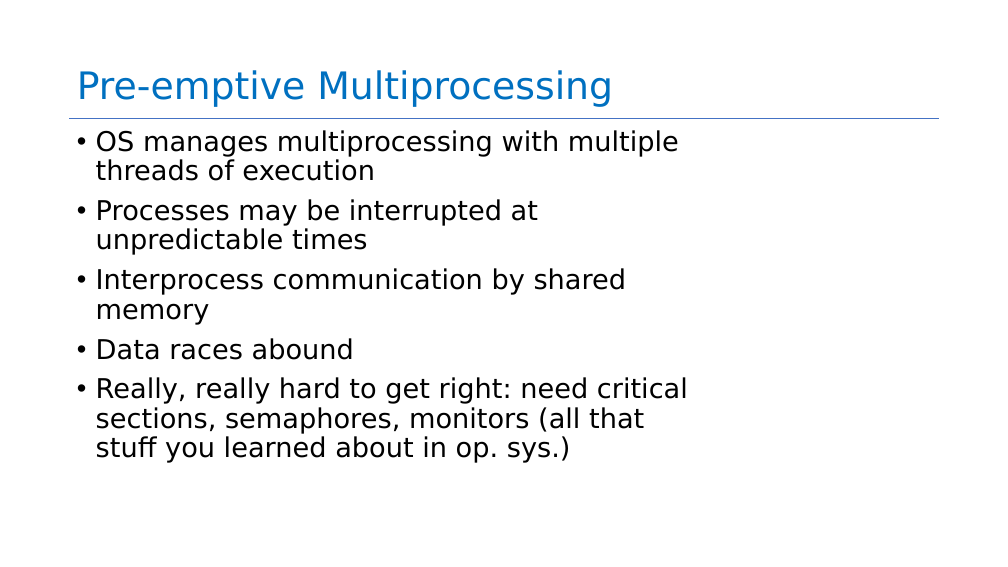
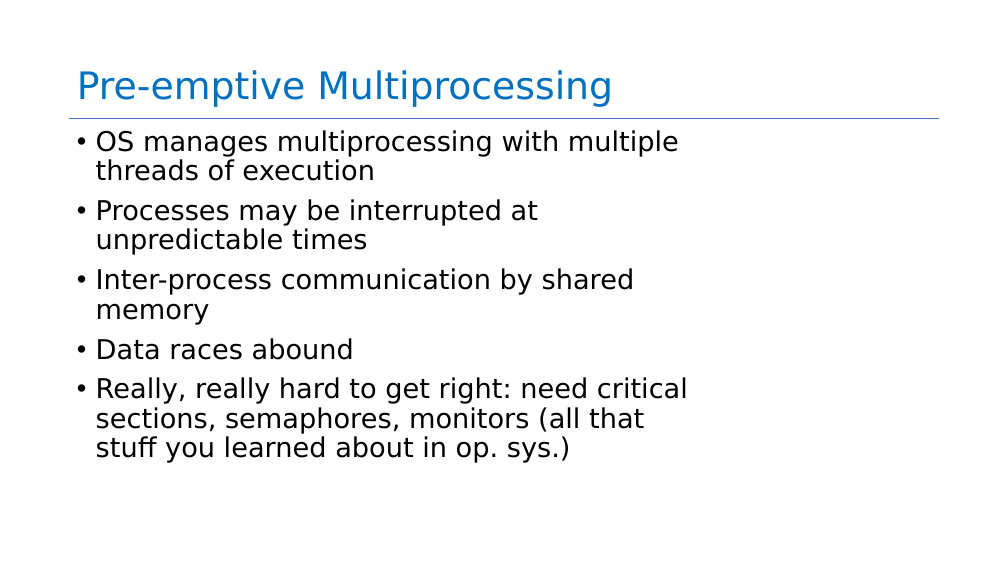
Before and after one commit to neu-se/CS4530-Spring-2023, a slide deck: slide 4 of Slides/Module 05 Concurrency Patterns in Typescript.pptx. Drawn at 1008x567 pixels with LibreOffice and Linux fonts; fonts in the diff are those of the drawing. Boxes give left, top, right and bottom in pixels: in the first picture for what was removed or moved away, otherwise in the second. Text is boxed around its words. In the diff, an @@ line names an element or a change of style, - is before the commit and + after.

```diff
--- a/Slides/Module 05 Concurrency Patterns in Typescript.pptx
+++ b/Slides/Module 05 Concurrency Patterns in Typescript.pptx
@@ text at (96, 268, 635, 325): text changed @@
-• Interprocess communication by shared memory
+• Inter-process communication by shared memory
```
Also in this commit, not shown: 10 other slides changed, 1 other file.
